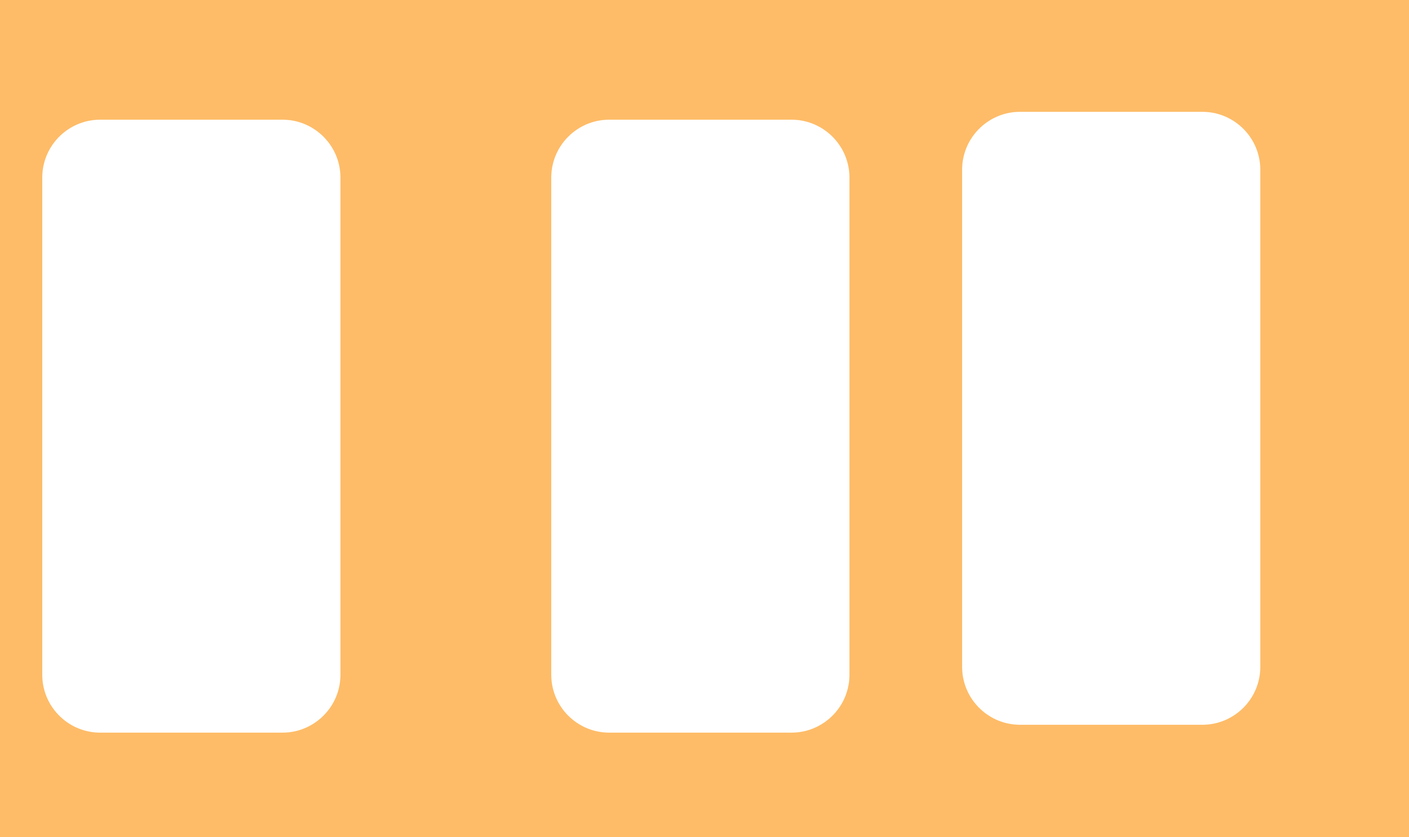
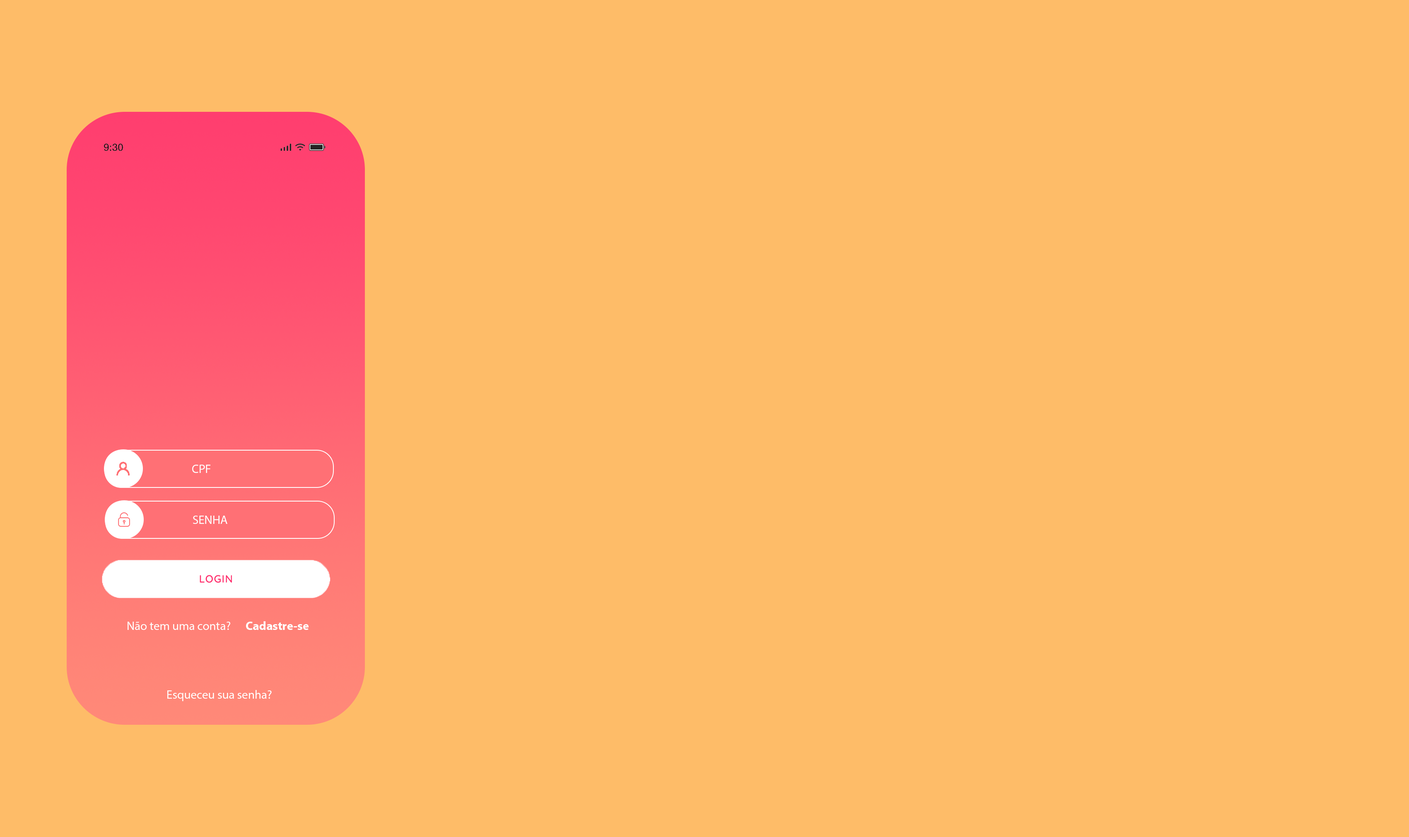
The second 1409px x 837px image is a revision of the first. Changes to its layers:
removed layer "home-screen" over [962, 111, 1261, 725]
removed layer "register-screen" over [551, 119, 850, 733]
added group "login-screen" (4th of 5) with 16 layers above "bg" over [66, 111, 365, 725]
added layer "Esqueceu sua senha?" in group "login-screen" over [167, 690, 272, 702]
added layer "Cadastre-se" in group "login-screen" over [246, 621, 309, 630]
added layer "Não tem uma conta?" in group "login-screen" over [128, 621, 231, 630]
added group "password-input" with 4 layers in group "login-screen" over [104, 500, 335, 539]
added layer "password-icon" in group "password-input" over [118, 512, 131, 527]
added layer "SENHA" in group "password-input" over [193, 515, 228, 524]
added layer "circulo" (1st of 2, in "login-screen" › "password-input") in group "password-input" over [104, 500, 144, 539]
added layer "input" (1st of 2, in "login-screen" › "password-input") in group "password-input" over [105, 500, 335, 539]
added group "cpf-input" with 4 layers in group "login-screen" over [103, 449, 334, 488]
added layer "CPF" in group "cpf-input" over [192, 464, 211, 474]
added layer "user-icon" in group "cpf-input" over [116, 461, 130, 476]
added layer "circulo" (2nd of 2, in "login-screen" › "cpf-input") in group "cpf-input" over [103, 449, 143, 488]
added layer "input" (2nd of 2, in "login-screen" › "cpf-input") in group "cpf-input" over [104, 449, 334, 488]
added layer "login-button" in group "login-screen" over [101, 559, 331, 599]
added layer "header" in group "login-screen" over [103, 143, 326, 152]
moved "login-screen" (5th of 5, in "login-screen") into group "login-screen", painted on it over [42, 111, 365, 733]
